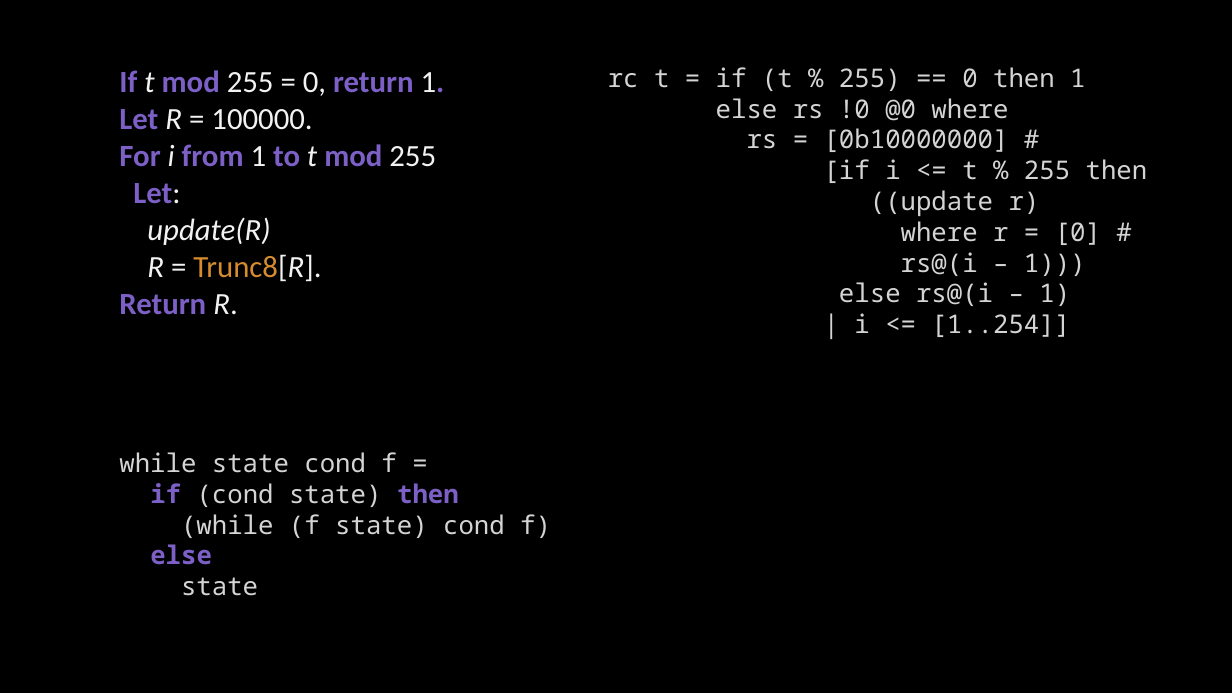
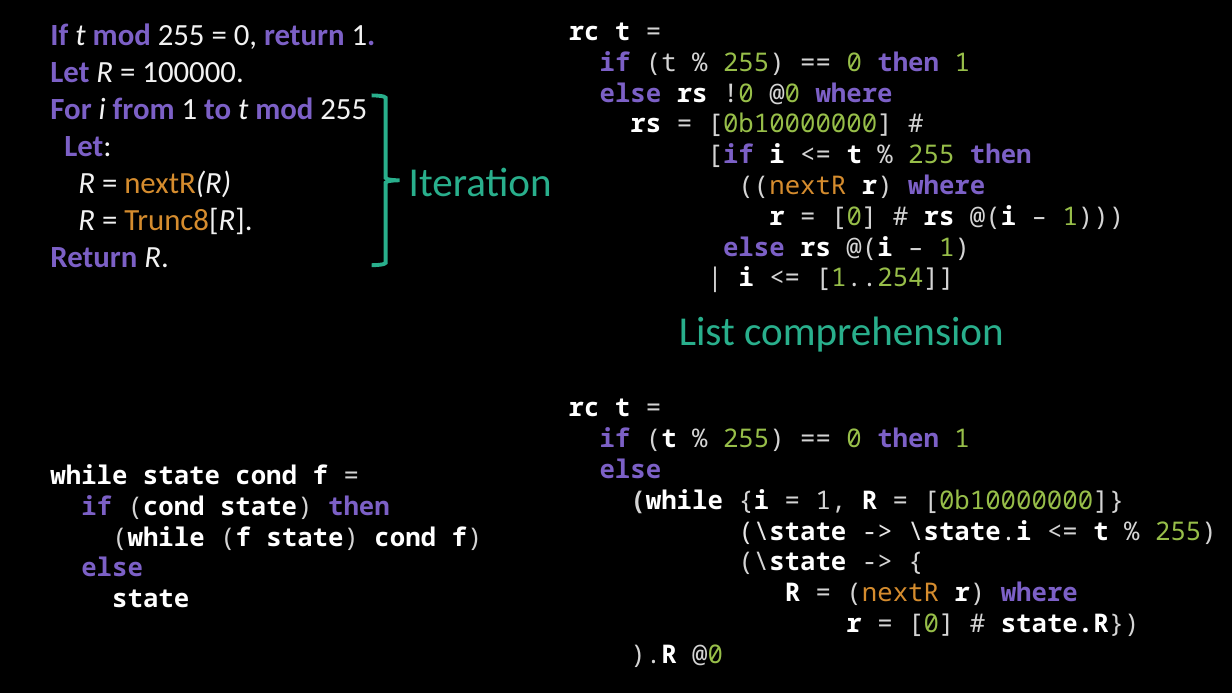
Before and after one commit to ericmercer/sha3-verification, a slide deck: slide 11 of presentation/SPIN2022.pptx. Drawn at 1232x693 pixels with LibreOffice and Linux fonts; fonts in the diff are those of the drawing. Boxes give left, top, right and bottom in pixels: in the first picture for what was removed or moved away, otherwise in the second. Text is boxed around its words. In the diff, an @@ line names an element or a change of style, - is before the commit and + after.

```diff
--- a/presentation/SPIN2022.pptx
+++ b/presentation/SPIN2022.pptx
@@ text "If t mod 255 = ...": place and size @@
-text "If t mod 255 = ..." at <box>119,70,445,315</box>
+text "If t mod 255 = ..." at <box>50,23,376,268</box>
@@ text "rc t =": place and size @@
-text "rc t =" at <box>608,67,1148,337</box>
+text "rc t =" at <box>569,22,1125,290</box>
@@ text at <box>569,22,970,75</box>: text changed @@
-rc t = if (t % 255) == 0 then 1
+rc t =
+if (t % 255) == 0 then 1
@@ text at <box>600,82,1032,290</box>: text colour #D4D4D4 to #7C60C6 in "else where", "[if then"; text colour #D4D4D4 to #FFFFFF in "rs", "rs", "i t", "i"; text colour #D4D4D4 to #97BE49 in "!0 @0", "[0b10000000]", "255", "[1..254]]"; bold on in "else rs where", "rs", "[if i t then", "i" @@
@@ right brace added at <box>372,95,399,265</box>, outline #29AF8C 3 pt @@
@@ text at <box>78,170,231,197</box>: text changed; italic off @@
-update(R)
+R = nextR(R)
@@ text added at <box>409,167,552,197</box>, 32 pt, text #29AF8C @@
+Iteration
@@ text at <box>723,174,1125,260</box>: text changed @@
-((update r)
-where r = [0] #
-rs@(i – 1)))
-else rs@(i – 1)
+((nextR r) where
+r = [0] # rs @(i – 1)))
+else rs @(i – 1)
@@ text added at <box>679,316,1004,352</box>, 32 pt, text #29AF8C @@
+List comprehension
@@ text added at <box>569,398,1217,667</box>, 20 pt, text #FFFFFF @@
+rc t =
+if (t % 255) == 0 then 1
+else
+(while {i = 1, R = [0b10000000]}
+(\state -> \state.i <= t % 255)
+(\state -> {
+R = (nextR r) where
+r = [0] # state.R})
+).R @0
@@ text "while state cond f =": place and size @@
-text "while state cond f =" at <box>119,452,551,596</box>
+text "while state cond f =" at <box>50,464,483,608</box>
@@ text at <box>50,464,483,608</box>: text colour #D4D4D4 to #FFFFFF, bold on in "while state cond f", "(cond state)", "(while (f state) cond f)", "state" @@
```
Also in this commit, not shown: 8 other slides changed, 3 slides added.
